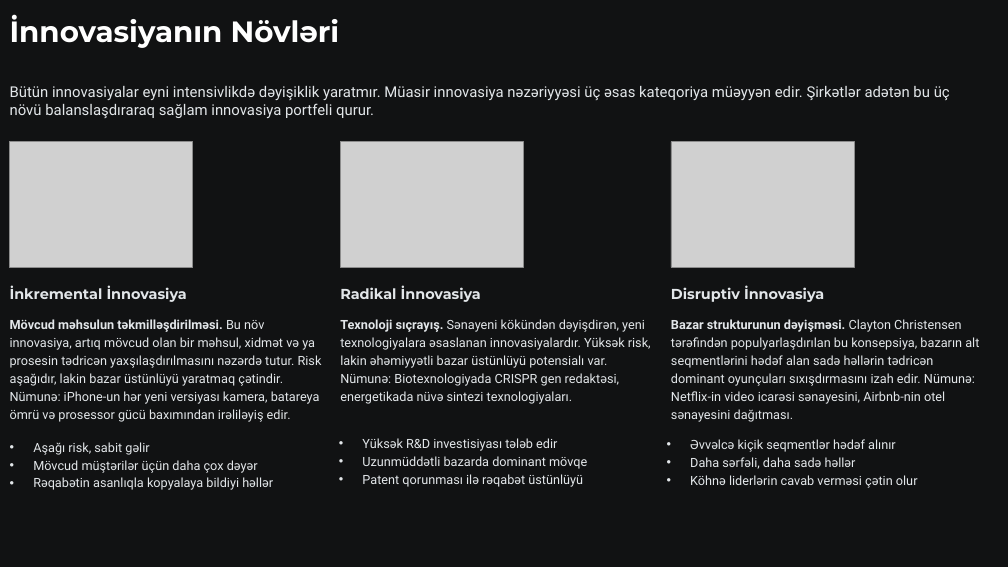
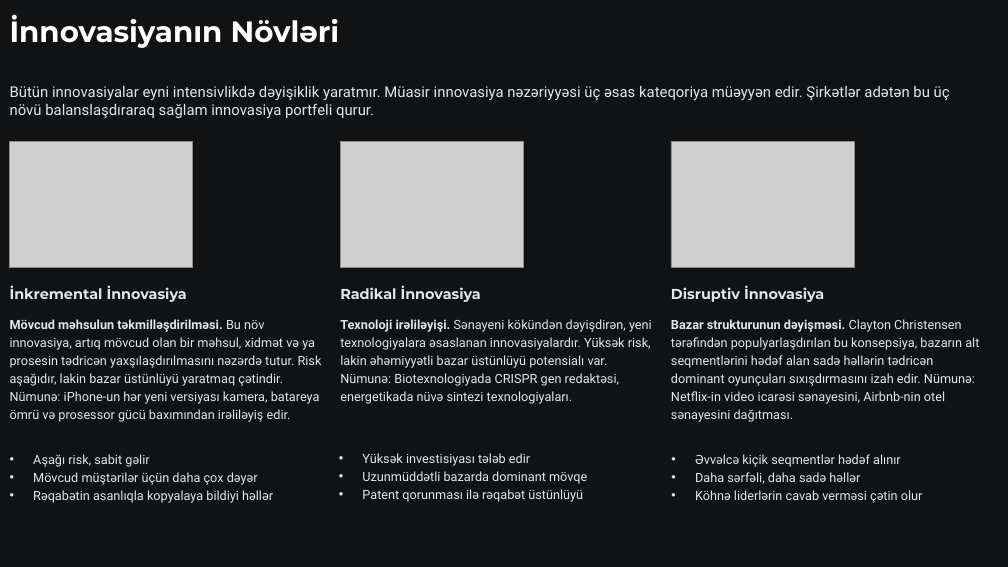
Before and after one commit to oiskenderov/ai-management-course, a slide deck: slide 4 of Seperated/Presentations/L5-Suni-Intellekt-ve-Innovasiya-Menecmenti.pptx. Drawn at 1008x567 pixels with LibreOffice and Linux fonts; fonts in the diff are those of the drawing; grey boxes stand for pictures. Boxes give left, top, right and bottom in pixels: in the first picture for what was removed or moved away, otherwise in the second. Text is boxed around its words. In the diff, an @@ line names an element or a change of style, - is before the commit and + after.

```diff
--- a/Seperated/Presentations/L5-Suni-Intellekt-ve-Innovasiya-Menecmenti.pptx
+++ b/Seperated/Presentations/L5-Suni-Intellekt-ve-Innovasiya-Menecmenti.pptx
@@ text at [340,319,652,404]: text changed @@
-Texnoloji sıçrayış. Sənayeni kökündən dəyişdirən, yeni texnologiyalara əsaslanan innovasiyalardır. Yüksək risk, lakin əhəmiyyətli bazar üstünlüyü potensialı var. Nümunə: Biotexnologiyada CRISPR gen redaktəsi, energetikada nüvə sintezi texnologiyaları.
+Texnoloji irəliləyişi. Sənayeni kökündən dəyişdirən, yeni texnologiyalara əsaslanan innovasiyalardır. Yüksək risk, lakin əhəmiyyətli bazar üstünlüyü potensialı var. Nümunə: Biotexnologiyada CRISPR gen redaktəsi, energetikada nüvə sintezi texnologiyaları.
@@ text "Aşağı risk, sabit gəlir": place and size @@
-text "Aşağı risk, sabit gəlir" at [33,442,273,490]
+text "Aşağı risk, sabit gəlir" at [33,454,273,503]
@@ text "Yüksək investisiyası tələb edir": place and size @@
-text "Yüksək investisiyası tələb edir" at [362,438,587,487]
+text "Yüksək investisiyası tələb edir" at [362,453,587,502]
@@ text "Əvvəlcə kiçik seqmentlər hədəf alınır": place and size @@
-text "Əvvəlcə kiçik seqmentlər hədəf alınır" at [690,439,918,488]
+text "Əvvəlcə kiçik seqmentlər hədəf alınır" at [695,454,923,503]
@@ text at [362,453,530,466]: text changed @@
-• Yüksək R&D investisiyası tələb edir
+• Yüksək investisiyası tələb edir
```
Also in this commit, not shown: 2 other slides changed, 1 other file.
